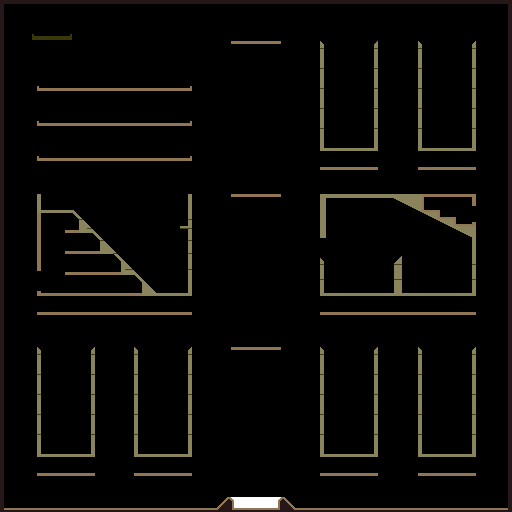
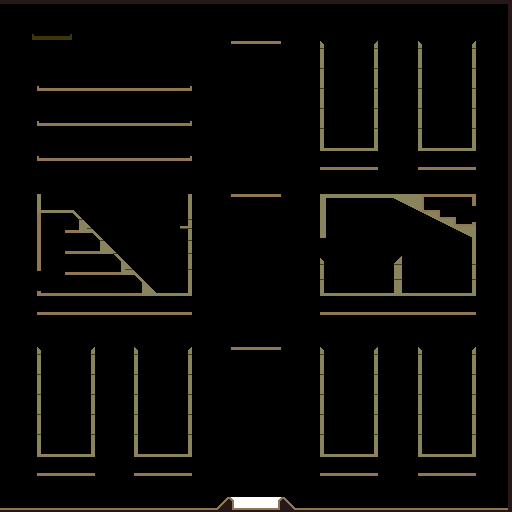
Layers edited between the first and the second 512 × 512 image:
painted on "Background" over [0, 4, 4, 510]
